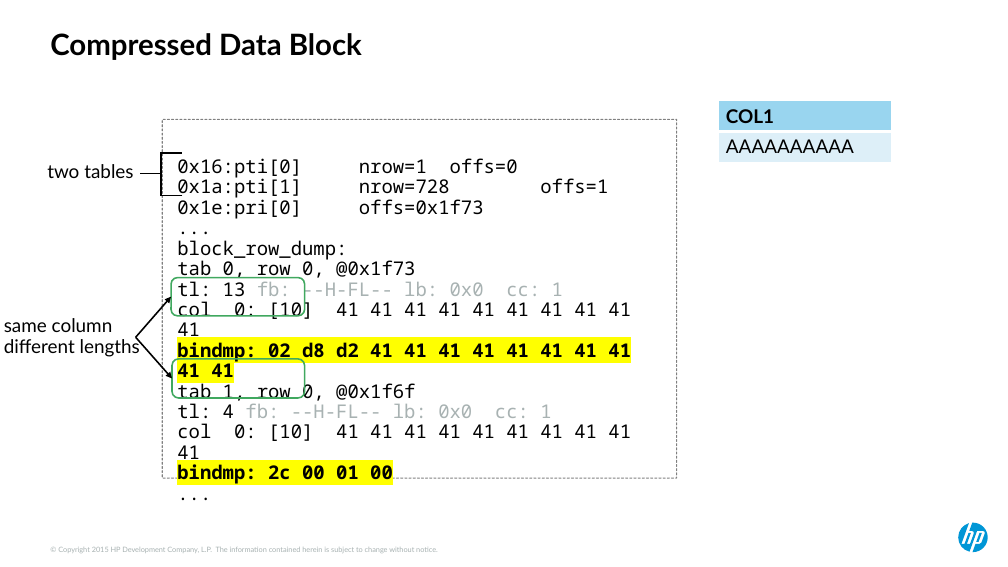
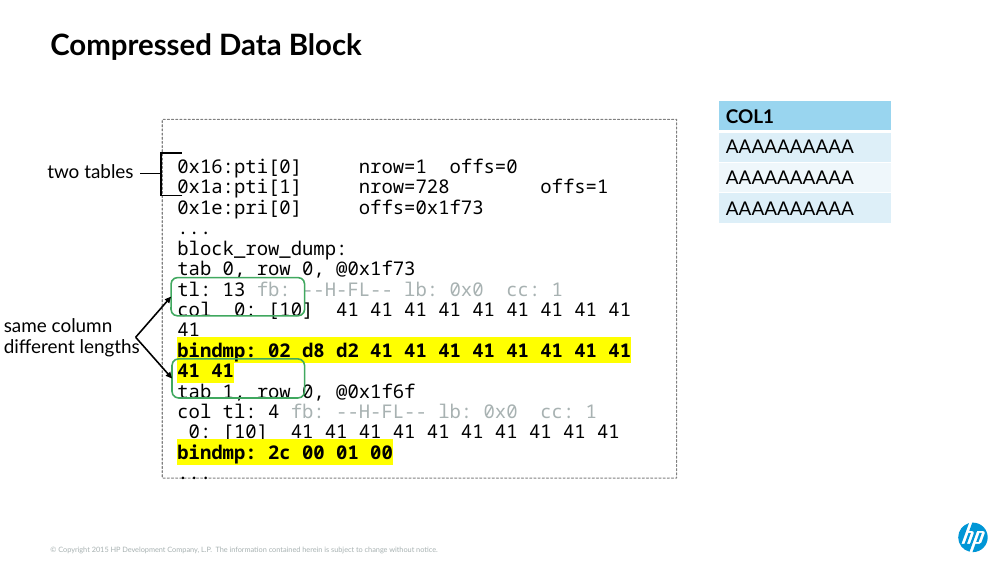
Before and after one commit to Dyland28/HP-Data-Compression, a slide deck: slide 5 of compression_sand_weiss_hotsos_2018.pptx. Drawn at 1008x567 pixels with LibreOffice and Linux fonts; fonts in the diff are those of the drawing. Boxes give left, top, right and bottom in pixels: in the first picture for what was removed or moved away, otherwise in the second. Text is boxed around its words. In the diff, an @@ line names an element or a change of style, - is before the commit and + after.

```diff
--- a/compression_sand_weiss_hotsos_2018.pptx
+++ b/compression_sand_weiss_hotsos_2018.pptx
@@ table at (718, 101, 891, 223) @@
+row 3: AAAAAAAAAA
+row 4: AAAAAAAAAA
@@ text in rectangle at (177, 400, 620, 445): text changed @@
-tl: 4 fb: --H-FL-- lb: 0x0 cc: 1
-col 0: [10] 41 41 41 41 41 41 41 41 41 41
+col tl: 4 fb: --H-FL-- lb: 0x0 cc: 1
+0: [10] 41 41 41 41 41 41 41 41 41 41
```
Also in this commit, not shown: 9 other slides changed.
